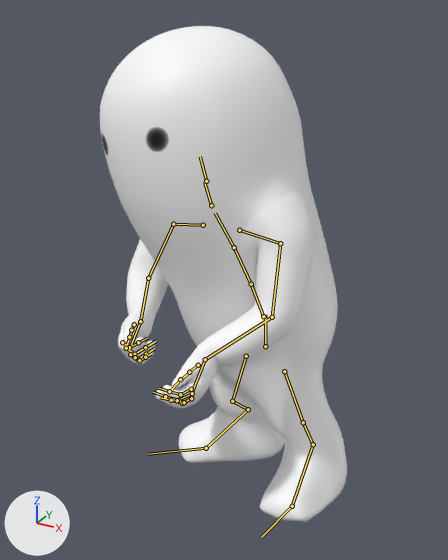
The FBX model Assets/Meshes/Player/Idle.fbx as it was, and as the next commit left it.
Before and after are seen from a 50 mm lens placed at (0.839, -1.851, 1.7), pointed at (-0.105, -0.135, 0.842). Arrows for +X, +Y and +Z are at lower left; the lights stay in place. Both versions are drawn at frame 188 of the action 'mixamo.com'; the numbers are the values there. The bones that bend it are drawn over the model as lines.

Objects in the first picture: 'CharacterFinal'.
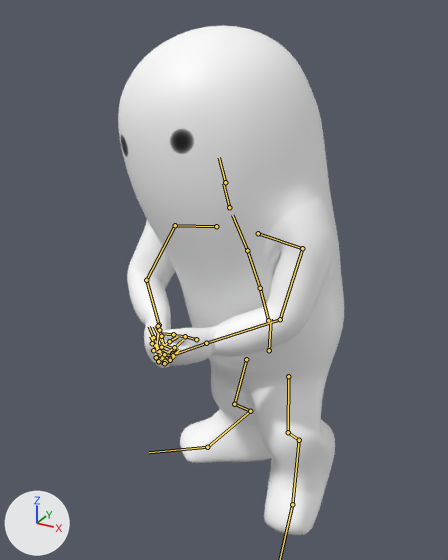
Pixel boxes (x1, y1, x2, y2) of what changed, in the pictures (448 x 560 px):
'CharacterFinal', posed (8% narrower): before (100, 26, 347, 522); after (118, 26, 344, 535)
bone 'mixamorig:Hips', root to tip: before (265, 346) to (265, 314); after (269, 350) to (271, 319)
bone 'mixamorig:Spine', root to tip: before (263, 316) to (251, 284); after (268, 320) to (260, 288)
bone 'mixamorig:Neck', root to tip: before (211, 205) to (204, 182); after (229, 207) to (223, 183)
bone 'mixamorig:LeftShoulder', root to tip: before (239, 230) to (280, 243); after (258, 233) to (302, 248)
bone 'mixamorig:LeftArm', root to tip: before (280, 243) to (272, 317); after (302, 248) to (280, 319)
bone 'mixamorig:LeftForeArm', root to tip: before (272, 317) to (205, 359); after (280, 319) to (206, 343)
bone 'mixamorig:LeftHand', root to tip: before (205, 359) to (192, 392); after (206, 343) to (174, 354)
bone 'mixamorig:RightShoulder', root to tip: before (203, 225) to (173, 224); after (216, 226) to (175, 225)
bone 'mixamorig:RightArm', root to tip: before (173, 224) to (148, 278); after (175, 225) to (146, 280)
bone 'mixamorig:RightForeArm', root to tip: before (148, 278) to (140, 321); after (146, 280) to (159, 325)
bone 'mixamorig:RightHand', root to tip: before (140, 321) to (129, 349); after (159, 325) to (156, 351)
bone 'mixamorig:LeftUpLeg', root to tip: before (284, 371) to (303, 422); after (288, 376) to (288, 432)
bone 'mixamorig:LeftLeg', root to tip: before (303, 422) to (313, 444); after (288, 432) to (299, 440)
bone 'mixamorig:LeftFoot', root to tip: before (313, 444) to (292, 506); after (299, 440) to (292, 504)
bone 'mixamorig:RightUpLeg', root to tip: before (246, 356) to (232, 401); after (246, 359) to (234, 404)
bone 'mixamorig:RightLeg', root to tip: before (232, 401) to (248, 409); after (234, 404) to (250, 411)
bone 'mixamorig:RightFoot', root to tip: before (248, 409) to (206, 448); after (250, 411) to (207, 447)

The change, as a list of edits to the scene's bpy script:
```text
Change bone_mixamorig_hips:
    where bone_mixamorig_hips = bpy.data.objects['Armature'].pose.bones['mixamorig:Hips']
    bone_mixamorig_hips.location: (-0.014, -0.011, -0.016) -> (0.0, -0.025, -0.014)
    bone_mixamorig_hips.rotation_quaternion: (0.975, -0.067, -0.2, 0.067) -> (0.982, -0.082, -0.165, 0.037)  # degrees (-10, -22, 10) -> degrees (-11, -19, 6)
Change bone_mixamorig_spine:
    where bone_mixamorig_spine = bpy.data.objects['Armature'].pose.bones['mixamorig:Spine']  # child of 'mixamorig:Hips'
    bone_mixamorig_spine.rotation_quaternion: (0.99, 0.142, 0.012, 0.026) -> (0.991, 0.131, 0.015, 0.022)  # degrees (16, 1, 3) -> degrees (15, 1, 3)
Change bone_mixamorig_neck:
    where bone_mixamorig_neck = bpy.data.objects['Armature'].pose.bones['mixamorig:Neck']  # child of 'mixamorig:Spine2'
    bone_mixamorig_neck.rotation_quaternion: (0.996, -0.086, 0.037, 0.002) -> (0.997, -0.065, 0.02, 0.032)  # degrees (-10, 4, 0) -> degrees (-7, 2, 4)
Change bone_mixamorig_leftshoulder:
    where bone_mixamorig_leftshoulder = bpy.data.objects['Armature'].pose.bones['mixamorig:LeftShoulder']  # child of 'mixamorig:Spine2'
    bone_mixamorig_leftshoulder.rotation_quaternion: (0.999, -0.012, 0.028, 0.04) -> (0.998, -0.032, 0.028, 0.051)  # degrees (-1, 3, 5) -> degrees (-3, 3, 6)
Change bone_mixamorig_leftarm:
    where bone_mixamorig_leftarm = bpy.data.objects['Armature'].pose.bones['mixamorig:LeftArm']  # child of 'mixamorig:LeftShoulder'
    bone_mixamorig_leftarm.rotation_quaternion: (0.85, 0.326, 0.059, 0.41) -> (0.805, 0.367, 0.044, 0.463)  # degrees (38, -10, 48) -> degrees (41, -16, 54)
Change bone_mixamorig_leftforearm:
    where bone_mixamorig_leftforearm = bpy.data.objects['Armature'].pose.bones['mixamorig:LeftForeArm']  # child of 'mixamorig:LeftArm'
    bone_mixamorig_leftforearm.rotation_quaternion: (0.966, 0.168, 0.001, 0.195) -> (0.936, 0.217, 0.192, 0.197)  # degrees (19, -4, 22) -> degrees (30, 16, 28)
Change bone_mixamorig_lefthand:
    where bone_mixamorig_lefthand = bpy.data.objects['Armature'].pose.bones['mixamorig:LeftHand']  # child of 'mixamorig:LeftForeArm'
    bone_mixamorig_lefthand.rotation_quaternion: (0.788, -0.336, -0.512, -0.068) -> (0.768, -0.185, -0.6, 0.127)  # degrees (-61, -58, 27) -> degrees (-64, -61, 59)
Change bone_mixamorig_rightshoulder:
    where bone_mixamorig_rightshoulder = bpy.data.objects['Armature'].pose.bones['mixamorig:RightShoulder']  # child of 'mixamorig:Spine2'
    bone_mixamorig_rightshoulder.rotation_quaternion: (1.0, -0.012, -0.007, 0.011) -> (0.996, -0.043, -0.021, -0.069)  # degrees (-1, -1, 1) -> degrees (-5, -3, -8)
Change bone_mixamorig_rightarm:
    where bone_mixamorig_rightarm = bpy.data.objects['Armature'].pose.bones['mixamorig:RightArm']  # child of 'mixamorig:RightShoulder'
    bone_mixamorig_rightarm.rotation_quaternion: (0.815, 0.182, -0.201, -0.512) -> (0.847, 0.195, -0.129, -0.477)  # degrees (30, -8, -67) -> degrees (27, -2, -59)
Change bone_mixamorig_rightforearm:
    where bone_mixamorig_rightforearm = bpy.data.objects['Armature'].pose.bones['mixamorig:RightForeArm']  # child of 'mixamorig:RightArm'
    bone_mixamorig_rightforearm.rotation_quaternion: (0.949, 0.206, -0.001, -0.237) -> (0.904, 0.27, -0.22, -0.249)  # degrees (23, 6, -27) -> degrees (38, -15, -36)
Change bone_mixamorig_righthand:
    where bone_mixamorig_righthand = bpy.data.objects['Armature'].pose.bones['mixamorig:RightHand']  # child of 'mixamorig:RightForeArm'
    bone_mixamorig_righthand.rotation_quaternion: (0.94, -0.092, 0.289, 0.155) -> (0.876, -0.088, 0.461, 0.114)  # degrees (-6, 35, 17) -> degrees (-5, 56, 12)
Change bone_mixamorig_leftupleg:
    where bone_mixamorig_leftupleg = bpy.data.objects['Armature'].pose.bones['mixamorig:LeftUpLeg']  # child of 'mixamorig:Hips'
    bone_mixamorig_leftupleg.rotation_quaternion: (0.991, -0.078, -0.053, 0.1) -> (0.962, 0.219, -0.09, 0.139)  # degrees (-10, -5, 12) -> degrees (24, -13, 14)
Change bone_mixamorig_leftleg:
    where bone_mixamorig_leftleg = bpy.data.objects['Armature'].pose.bones['mixamorig:LeftLeg']  # child of 'mixamorig:LeftUpLeg'
    bone_mixamorig_leftleg.rotation_quaternion: (0.994, -0.024, -0.082, 0.061) -> (0.769, -0.637, -0.002, -0.055)  # degrees (-3, -9, 7) -> degrees (-79, -4, -5)
Change bone_mixamorig_leftfoot:
    where bone_mixamorig_leftfoot = bpy.data.objects['Armature'].pose.bones['mixamorig:LeftFoot']  # child of 'mixamorig:LeftLeg'
    bone_mixamorig_leftfoot.rotation_quaternion: (0.98, 0.125, -0.148, -0.038) -> (0.992, 0.089, -0.075, -0.05)  # degrees (15, -16, -7) -> degrees (11, -8, -7)
Change bone_mixamorig_rightupleg:
    where bone_mixamorig_rightupleg = bpy.data.objects['Armature'].pose.bones['mixamorig:RightUpLeg']  # child of 'mixamorig:Hips'
    bone_mixamorig_rightupleg.rotation_quaternion: (0.97, 0.096, 0.222, -0.019) -> (0.971, 0.051, 0.234, -0.009)  # degrees (11, 26, 0) -> degrees (6, 27, 0)
Change bone_mixamorig_rightleg:
    where bone_mixamorig_rightleg = bpy.data.objects['Armature'].pose.bones['mixamorig:RightLeg']  # child of 'mixamorig:RightUpLeg'
    bone_mixamorig_rightleg.rotation_quaternion: (0.837, -0.525, 0.043, -0.147) -> (0.823, -0.546, 0.058, -0.144)  # degrees (-64, -5, -17) -> degrees (-67, -4, -18)
Change bone_mixamorig_rightfoot:
    where bone_mixamorig_rightfoot = bpy.data.objects['Armature'].pose.bones['mixamorig:RightFoot']  # child of 'mixamorig:RightLeg'
    bone_mixamorig_rightfoot.rotation_quaternion: (0.918, 0.392, 0.058, 0.026) -> (0.897, 0.438, 0.054, 0.012)  # degrees (46, 5, 5) -> degrees (52, 5, 4)
```
